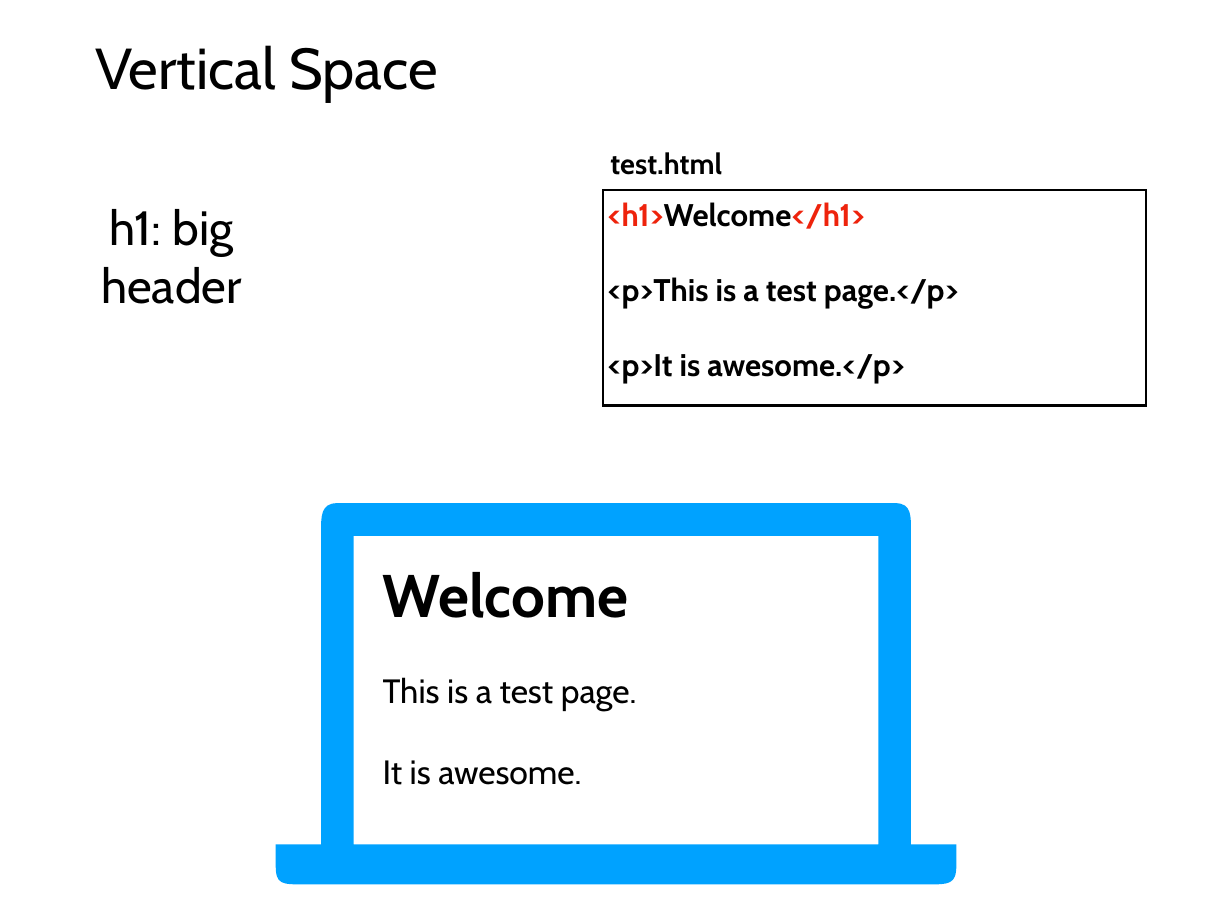
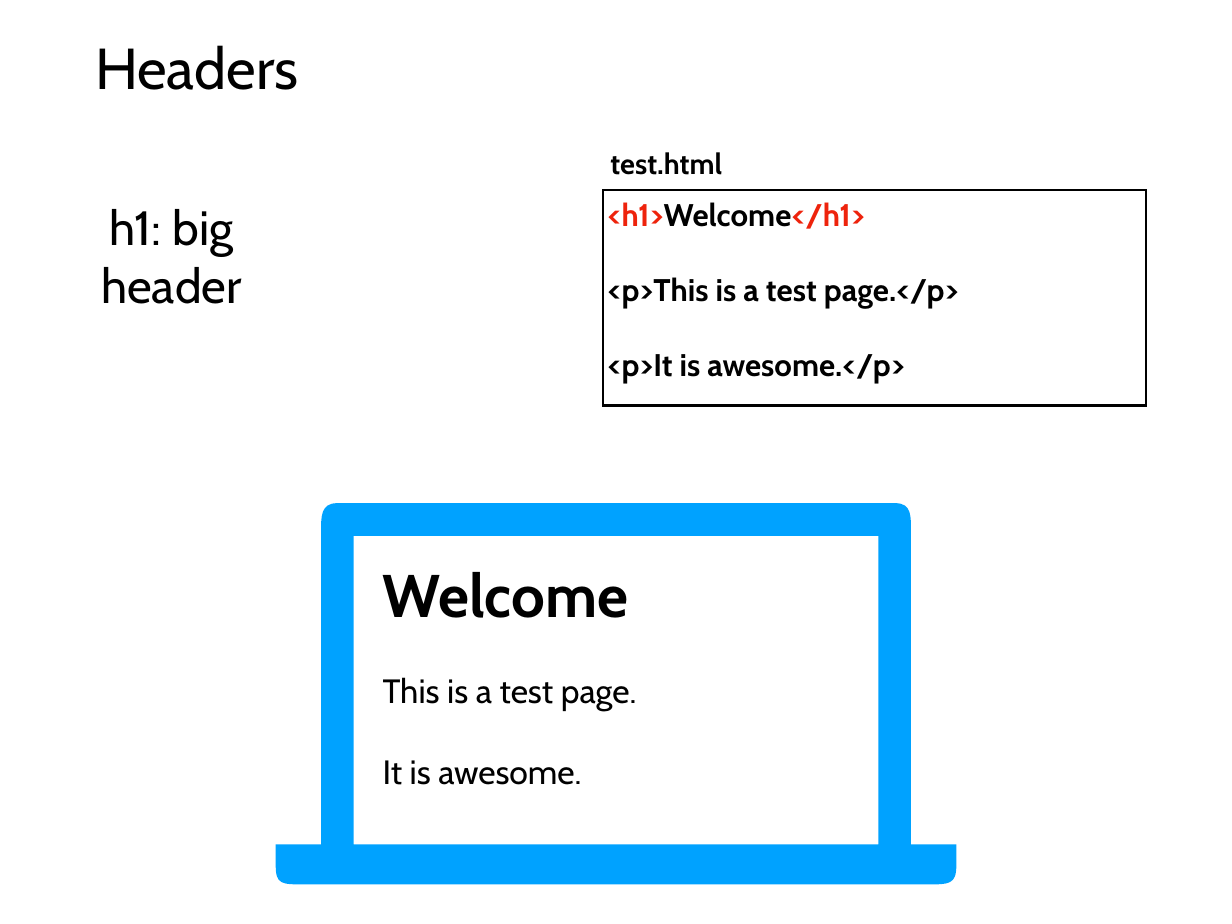
Before and after one commit to tylerharter/caraza-harter-com, a slide deck: slide 29 of tyler/meena/cs220/s21/materials/lec_32_S21.pptx (slide 24 before the commit). Drawn at 1232x924 pixels with LibreOffice and Linux fonts; fonts in the diff are those of the drawing. Boxes give left, top, right and bottom in pixels: in the first picture for what was removed or moved away, otherwise in the second. Text is boxed around its words. In the diff, an @@ line names an element or a change of style, - is before the commit and + after.

Commit message:
Pushing updated slide deck for lec-32

```diff
--- a/tyler/meena/cs220/s21/materials/lec_32_S21.pptx
+++ b/tyler/meena/cs220/s21/materials/lec_32_S21.pptx
@@ title at box(95, 45, 299, 90): text changed @@
-Vertical Space
+Headers
```
